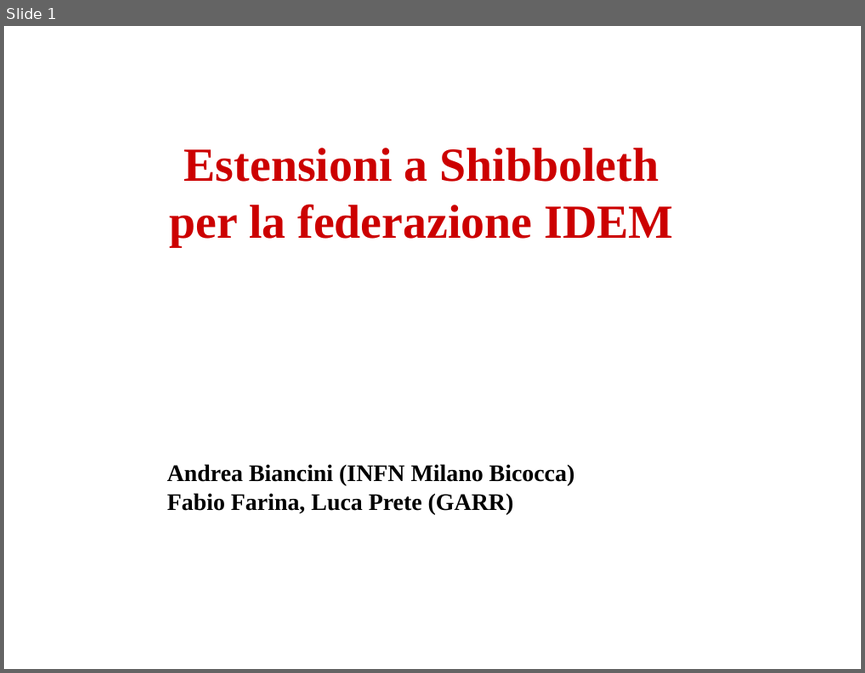
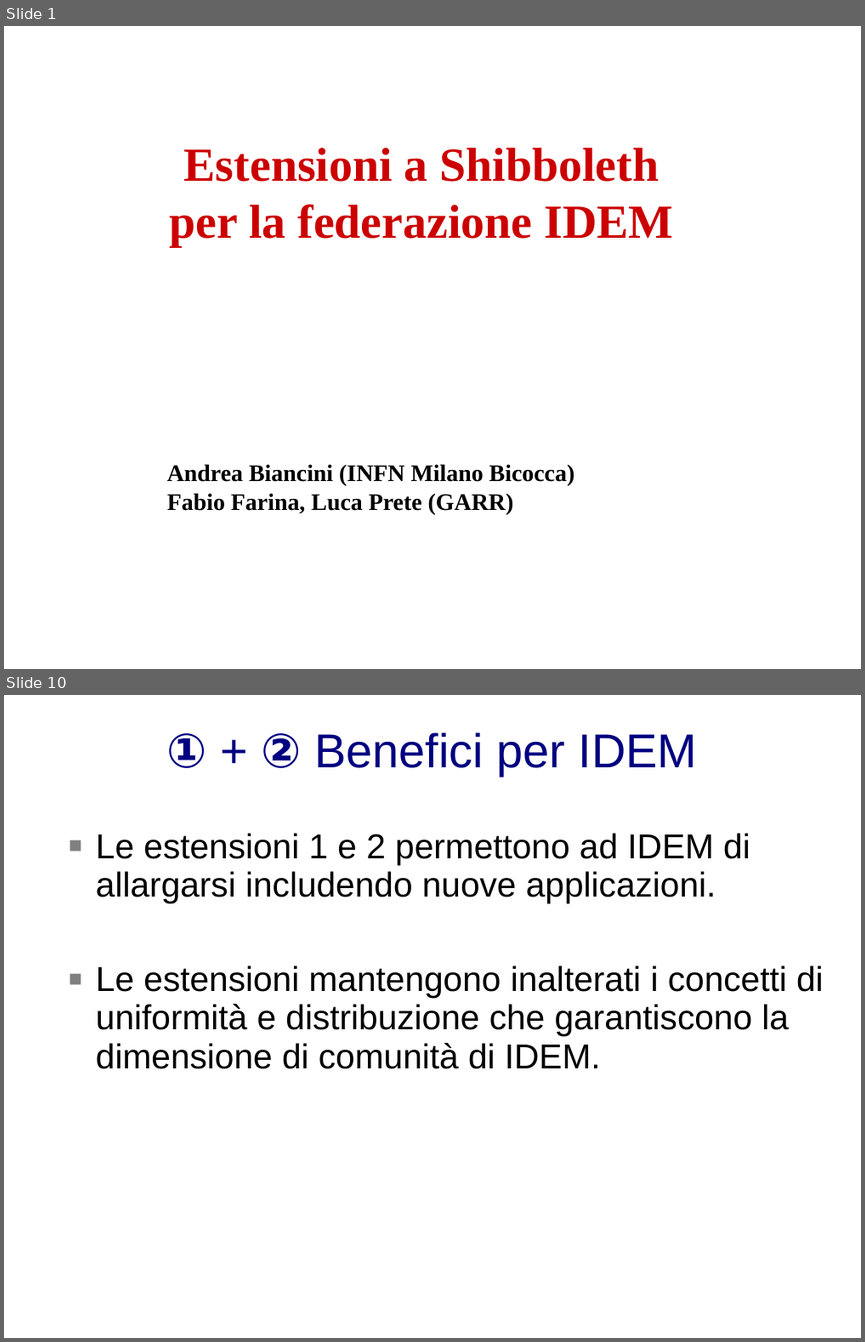
Before and after one commit to biancini/Shibboleth-Authentication, a slide deck: ShibbolethExtensions.pptx. Shown one above the other, each under a label of ours: slide 1 before the commit, slides 1 and 10 after it; the slides between them are not shown. The pictures are 865x673 and 865x1342 pixels, drawn with LibreOffice and Linux fonts; fonts in the diff are those of the drawing; background and template pictures are left out. Boxes give left, top, right and bottom in pixels: in the first picture for what was removed or moved away, otherwise in the second. Text is boxed around its words. In the diff, an @@ line names an element or a change of style, - is before the commit and + after.

```diff
--- a/ShibbolethExtensions.pptx
+++ b/ShibbolethExtensions.pptx
@@ slide 10 added at bbox=[4, 695, 861, 1338], background picture (left out) @@
@@ text added at bbox=[167, 732, 698, 775], 44 pt, text #000080 @@
+① + ② Benefici per IDEM
@@ text added at bbox=[96, 833, 823, 1069], 32 pt, text #000000 @@
+■ Le estensioni 1 e 2 permettono ad IDEM di allargarsi includendo nuove applicazioni.
+■ Le estensioni mantengono inalterati i concetti di uniformità e distribuzione che garantiscono la dimensione di comunità di IDEM.
```
Also in this commit, not shown: 1 slide changed, 9 other slides added.
